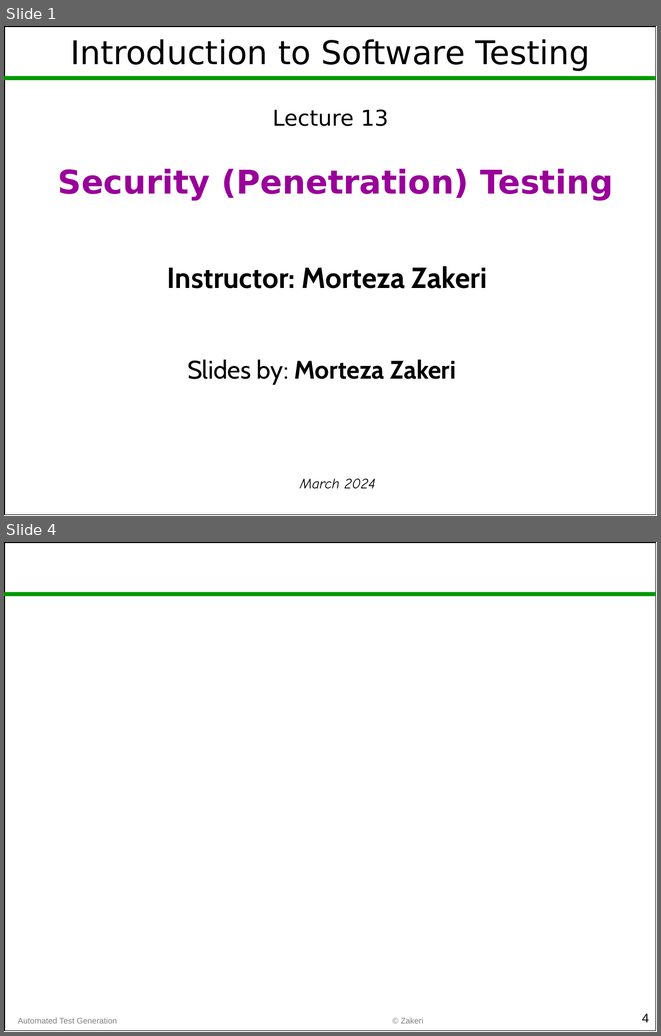
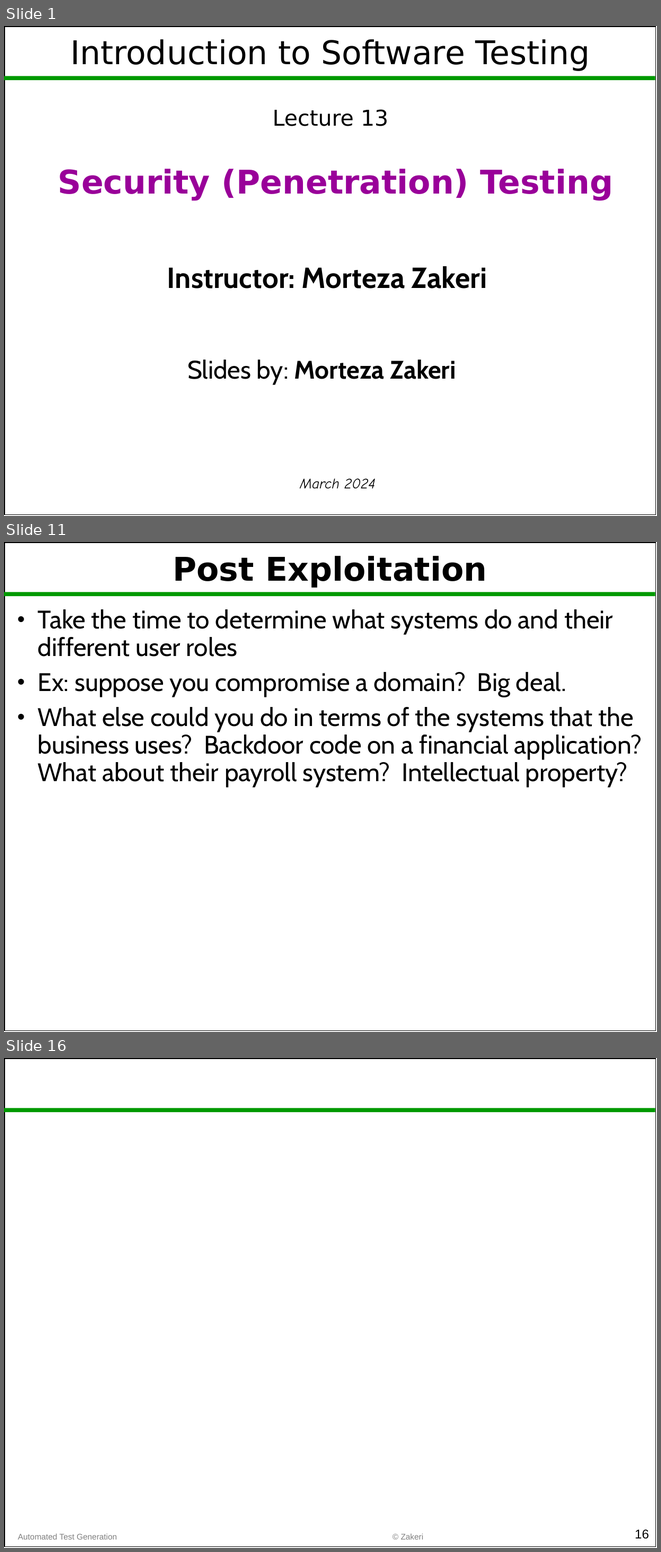
Before and after one commit to m-zakeri/SoftwareTesting, a slide deck: lectures/Lec13_penetration_testing.pptx. Shown one above the other, each under a label of ours: slides 1 and 4 before the commit, slides 1, 11 and 16 after it; the slides between them are not shown. The pictures are 661x1036 and 661x1552 pixels, drawn with LibreOffice and Linux fonts; fonts in the diff are those of the drawing. Boxes give left, top, right and bottom in pixels: in the first picture for what was removed or moved away, otherwise in the second. Text is boxed around its words. In the diff, an @@ line names an element or a change of style, - is before the commit and + after.

```diff
--- a/lectures/Lec13_penetration_testing.pptx
+++ b/lectures/Lec13_penetration_testing.pptx
@@ slide 11 added at (4, 542, 657, 1032), background #FFFFFF; not listed: 2 template elements that a slide beside it also shows @@
@@ title added at (173, 556, 487, 588), 36 pt, text #000000, bold @@
+Post Exploitation
@@ text added at (38, 609, 642, 787), 28 pt, text #000000 @@
+• Take the time to determine what systems do and their different user roles
+• Ex: suppose you compromise a domain? Big deal.
+• What else could you do in terms of the systems that the business uses? Backdoor code on a financial application? What about their payroll system? Intellectual property?
@@ what was slide 4 is now slide 16 @@
@@ page number at (635, 1529, 649, 1539): text changed @@
-4
+16
```
Also in this commit, not shown: 13 other slides added, 2 slides removed, 45 other files.
